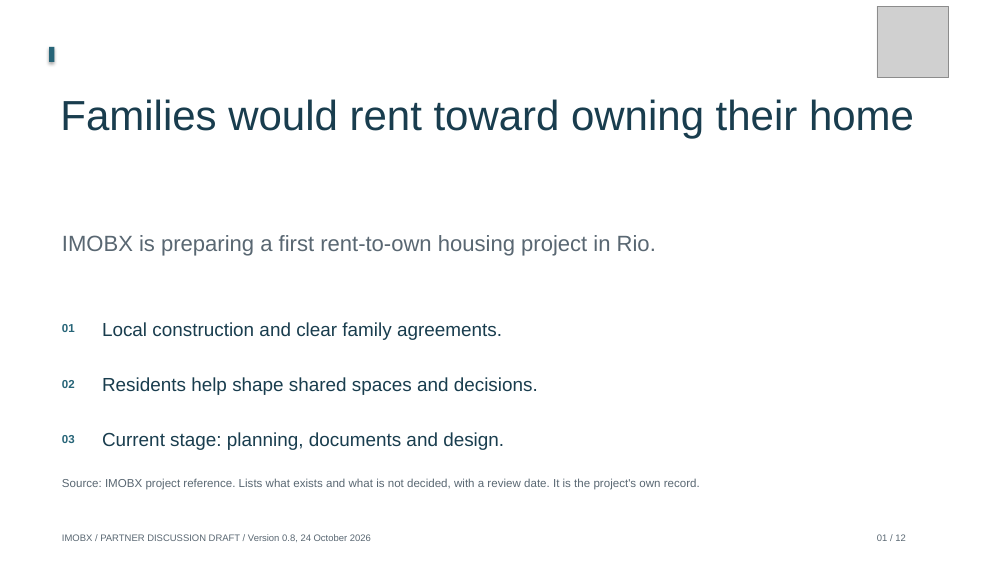
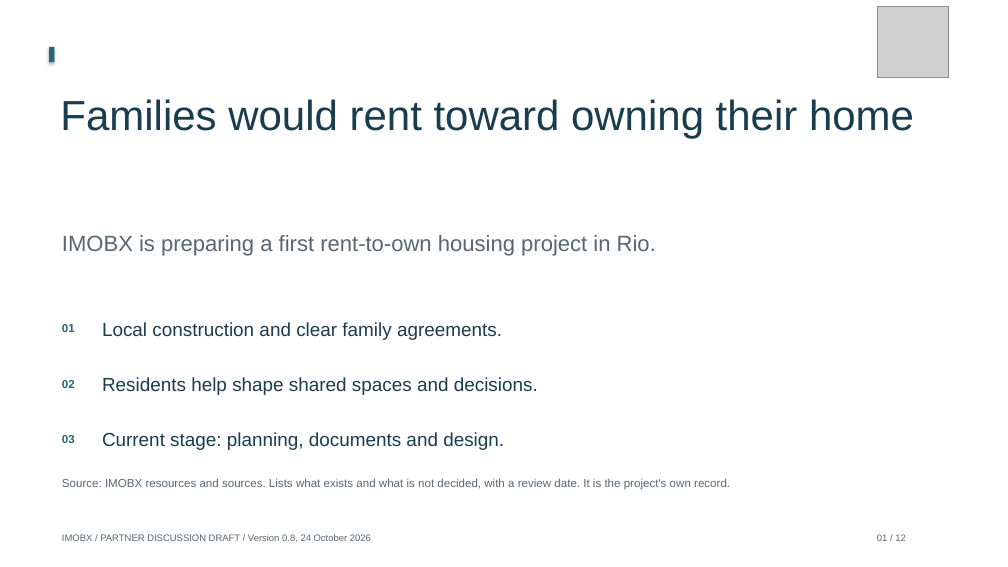
Before and after one commit to Siah-kin/imobx-website, a slide deck: slide 1 of pitchdeck.pptx. Drawn at 1008x567 pixels with LibreOffice and Linux fonts; fonts in the diff are those of the drawing; grey boxes stand for pictures. Boxes give left, top, right and bottom in pixels: in the first picture for what was removed or moved away, otherwise in the second. Text is boxed around its words. In the diff, an @@ line names an element or a change of style, - is before the commit and + after.

```diff
--- a/pitchdeck.pptx
+++ b/pitchdeck.pptx
@@ text at bbox=[62, 478, 730, 490]: text changed @@
-Source: IMOBX project reference. Lists what exists and what is not decided, with a review date. It is the project's own record.
+Source: IMOBX resources and sources. Lists what exists and what is not decided, with a review date. It is the project's own record.
```
Also in this commit, not shown: 4 other slides changed, 25 other files.
